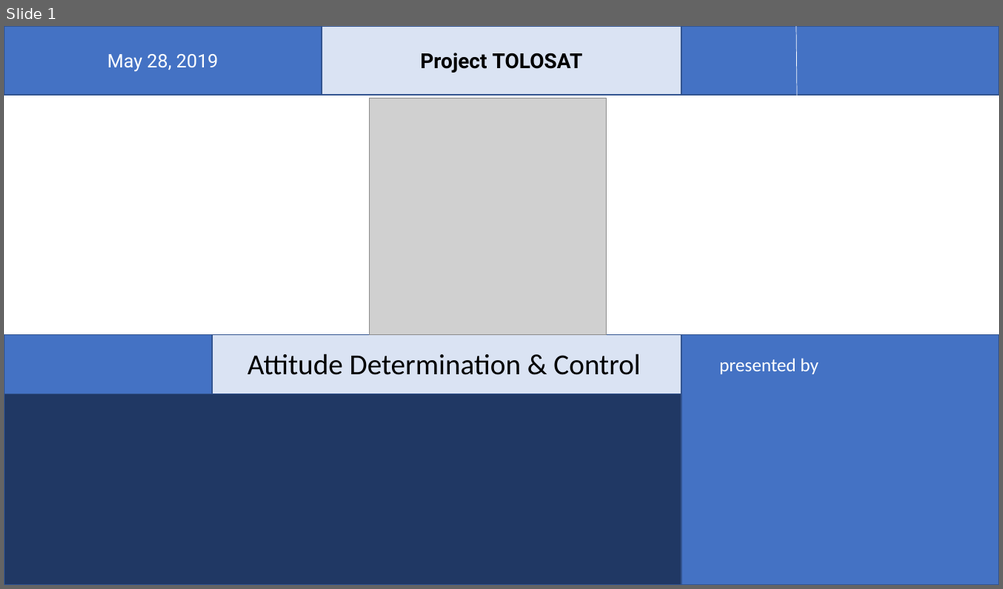
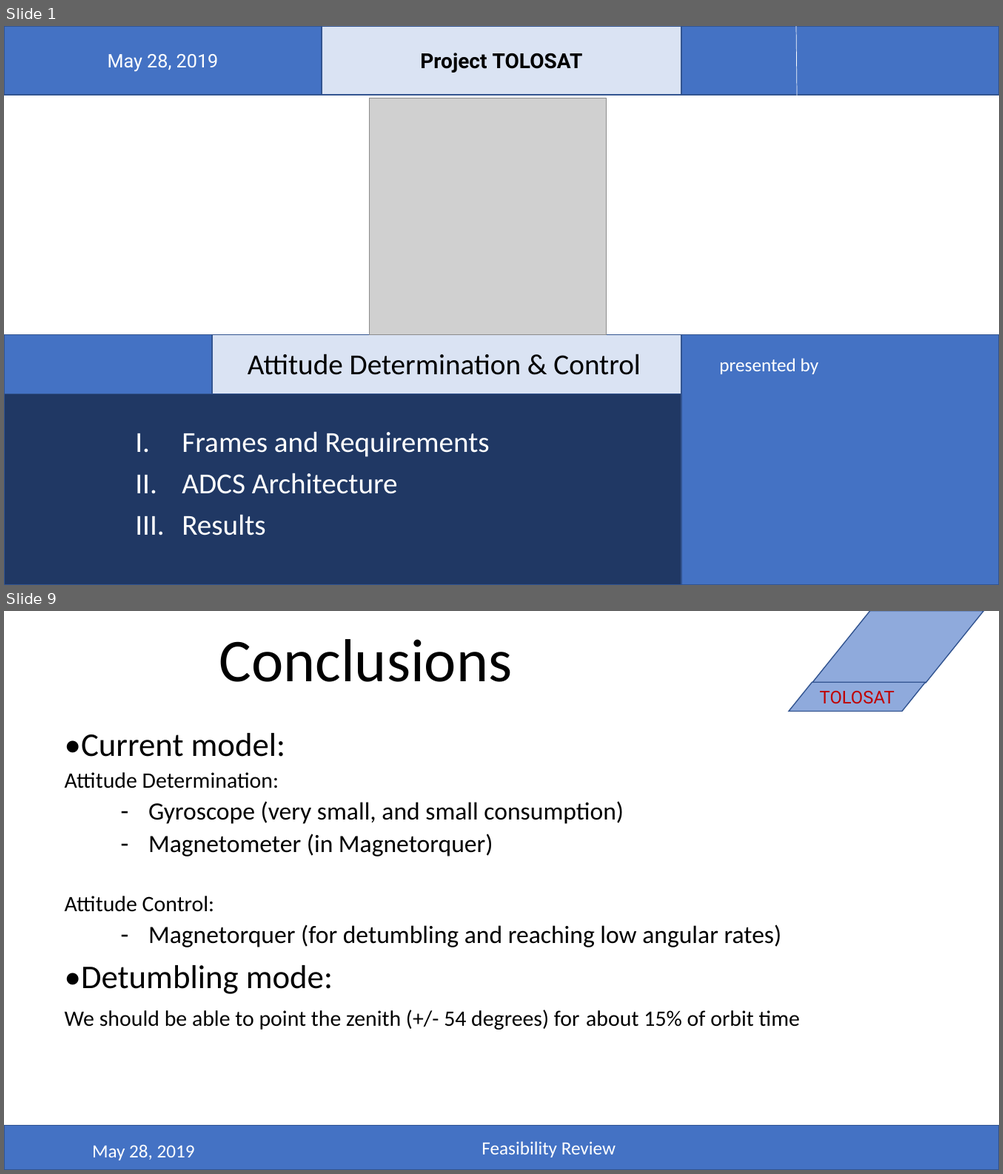
Before and after one commit to belmant/tolosat_systems_engineering, a slide deck: Files/ADCS.pptx. Shown one above the other, each under a label of ours: slide 1 before the commit, slides 1 and 9 after it; the slides between them are not shown. The pictures are 1003x589 and 1003x1174 pixels, drawn with LibreOffice and Linux fonts; fonts in the diff are those of the drawing; grey boxes stand for pictures; background and template pictures are left out. Boxes give left, top, right and bottom in pixels: in the first picture for what was removed or moved away, otherwise in the second. Text is boxed around its words. In the diff, an @@ line names an element or a change of style, - is before the commit and + after.

Commit message:
Final presentationÂ for ADCS?

```diff
--- a/Files/ADCS.pptx
+++ b/Files/ADCS.pptx
@@ slide 9 added at (x1=4, y1=611, x2=999, y2=1170), background #FFFFFF @@
@@ parallelogram added at (x1=812, y1=611, x2=984, y2=683), fill #8FAADC, outline #325491 1 pt @@
@@ title added at (x1=219, y1=639, x2=512, y2=682), 58.7 pt, text #000000 @@
+Conclusions
@@ parallelogram added at (x1=789, y1=683, x2=925, y2=712), fill #8FAADC, outline #325491 1 pt, 17 pt, text #C00000 @@
+TOLOSAT
@@ text added at (x1=65, y1=733, x2=800, y2=1030), 24 pt, text #000000 @@
+•Current model:
+Attitude Determination:
+  – Gyroscope (very small, and small consumption)
+  – Magnetometer (in Magnetorquer)
+Attitude Control:
+  – Magnetorquer (for detumbling and reaching low angular rates)
+•Detumbling mode:
+We should be able to point the zenith (+/- 54 degrees) for about 15% of orbit time
@@ rectangle added at (x1=4, y1=1126, x2=999, y2=1170), fill #4472C4, outline #325491 1 pt @@
@@ text added at (x1=481, y1=1142, x2=615, y2=1158), 18 pt, text #FFFFFF @@
+Feasibility Review
@@ text added at (x1=92, y1=1145, x2=195, y2=1161), 18 pt, text #FFFFFF @@
+May 28, 2019
@@ slide 1 changed as well @@
@@ text added at (x1=182, y1=432, x2=489, y2=536), 28 pt, text #FFFFFF @@
+I. Frames and Requirements
+II. ADCS Architecture
+III. Results
```
Also in this commit, not shown: 10 other slides added.
